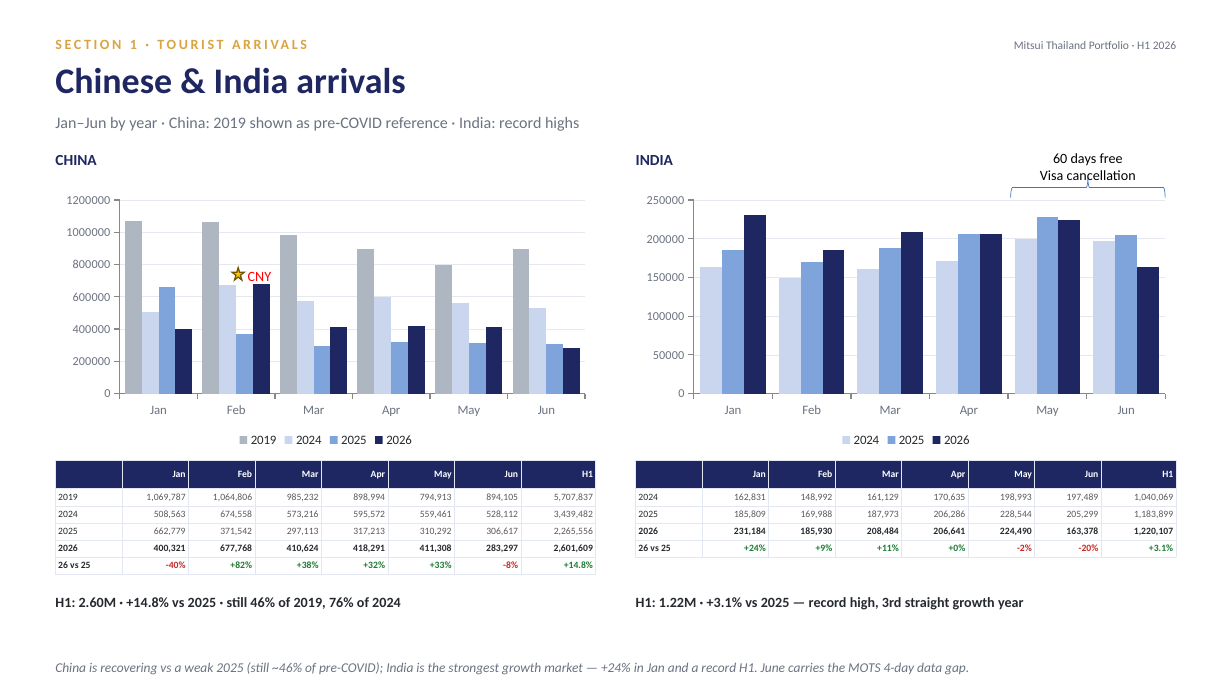
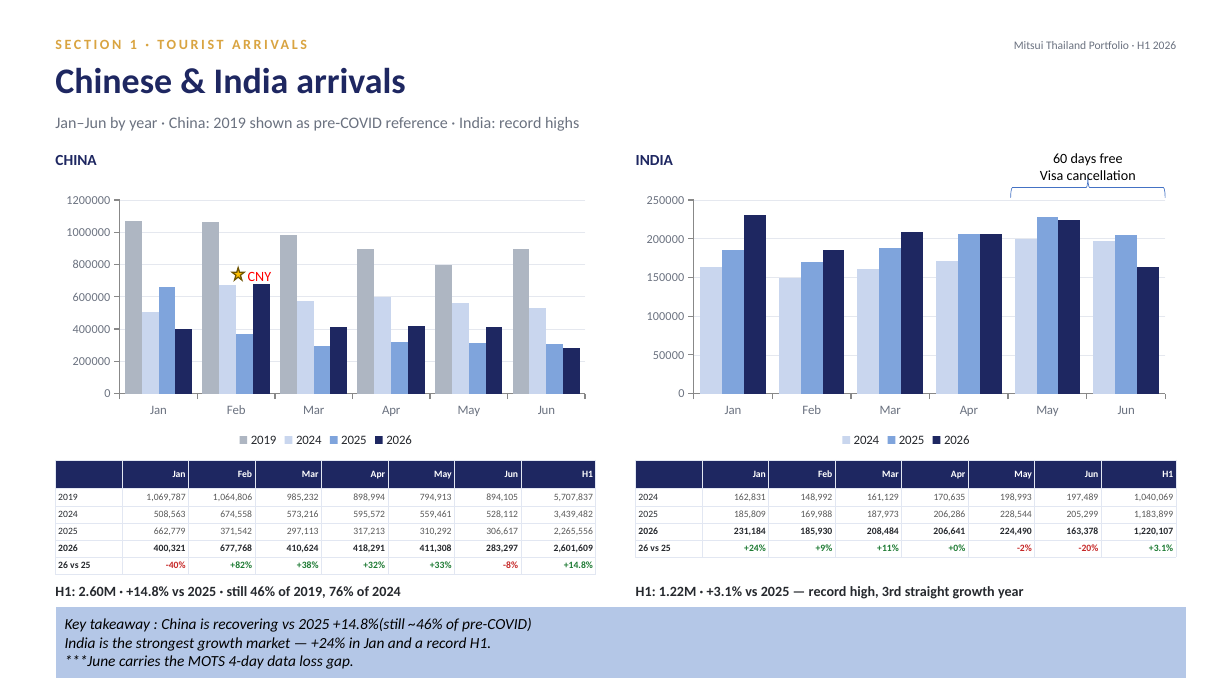
Before and after one commit to Chavin2543/mae-workspace, a slide deck: slide 4 of output/Portfolio_Performance_Report_H1-2026.pptx. Drawn at 1232x693 pixels with LibreOffice and Linux fonts; fonts in the diff are those of the drawing. Boxes give left, top, right and bottom in pixels: in the first picture for what was removed or moved away, otherwise in the second. Text is boxed around its words. In the diff, an @@ line names an element or a change of style, - is before the commit and + after.

```diff
--- a/output/Portfolio_Performance_Report_H1-2026.pptx
+++ b/output/Portfolio_Performance_Report_H1-2026.pptx
@@ text "H1: 2.60M · +14.8% vs ..." moved from (x1=55, y1=597, x2=401, y2=609) to (x1=55, y1=586, x2=401, y2=598) @@
@@ text "H1: 1.22M · +3.1% vs ..." moved from (x1=636, y1=597, x2=1024, y2=610) to (x1=636, y1=586, x2=1024, y2=599) @@
@@ rectangle "Key takeaway : China is ..." resized from (x1=55, y1=662, x2=969, y2=675) to (x1=55, y1=606, x2=1188, y2=678) @@
@@ rectangle "Key takeaway : China is ..." at (x1=55, y1=606, x2=1188, y2=678): fill none to #B4C7E7; outline none to #FFFFFF 1 pt @@
@@ text in rectangle at (x1=65, y1=618, x2=532, y2=669): text changed; size 10.5 to 12 pt; text colour #6B7280 to #000000 @@
-China is recovering vs a weak 2025 (still ~46% of pre-COVID); India is the strongest growth market — +24% in Jan and a record H1. June carries the MOTS 4-day data gap.
+Key takeaway : China is recovering vs 2025 +14.8%(still ~46% of pre-COVID)
+India is the strongest growth market — +24% in Jan and a record H1.
+***June carries the MOTS 4-day data loss gap.
```
Also in this commit, not shown: 14 other slides changed.
